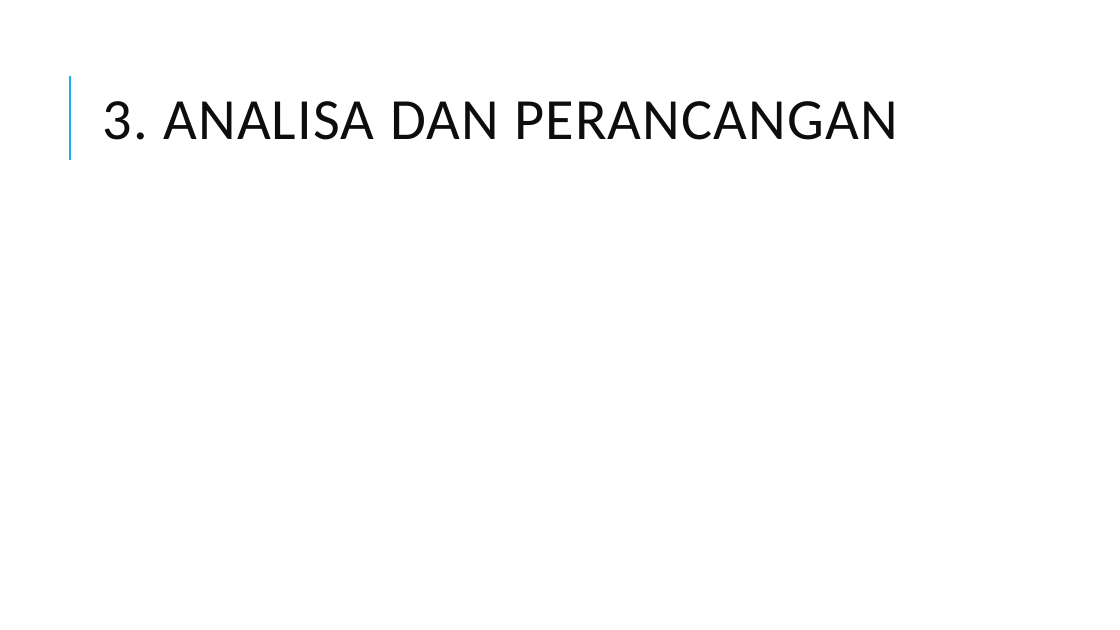
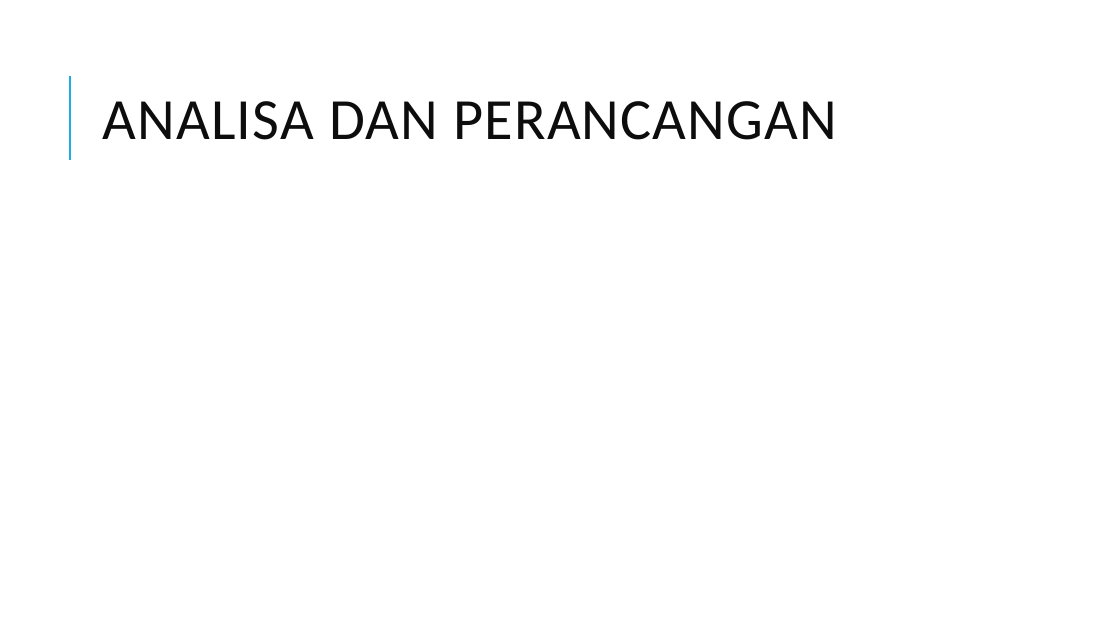
Before and after one commit to edriclaksaputra/tugasakhir, a slide deck: slide 24 of PPT.pptx. Drawn at 1120x630 pixels with LibreOffice and Linux fonts; fonts in the diff are those of the drawing. Boxes give left, top, right and bottom in pixels: in the first picture for what was removed or moved away, otherwise in the second. Text is boxed around its words. In the diff, an @@ line names an element or a change of style, - is before the commit and + after.

```diff
--- a/PPT.pptx
+++ b/PPT.pptx
@@ title at (102, 101, 837, 140): text changed @@
-3. ANALISA DAN PERANCANGAN
+ANALISA DAN PERANCANGAN
```
Also in this commit, not shown: 10 other slides changed, 16 slides added, 3 slides removed, 13 other files.
